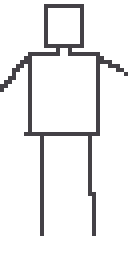
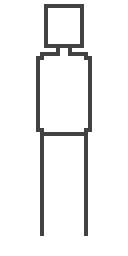
Layers edited between the first and the second 128 × 256 image:
painted on "Layer 1" over [0, 52, 128, 236]
